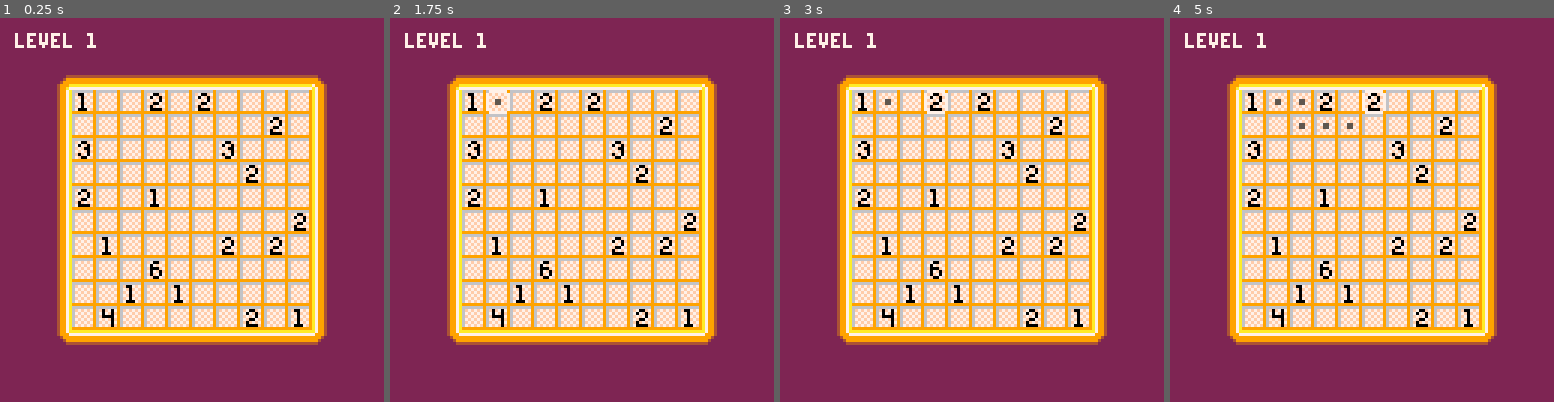
Above: before the commit, frames 1-4 (left to right).
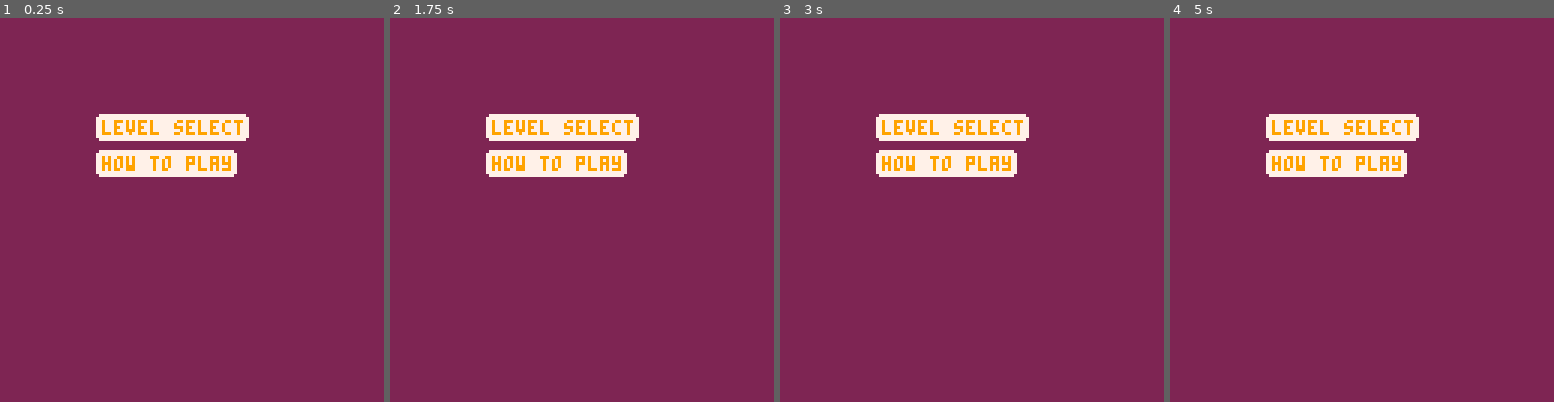
Above: after the commit, the same moments.

Repository: SagePtr/pico-nurikabe
Game: PICO-8 cartridge nurikabe.p8
Two runs of this game, one before a commit and one after it. Both use one fixed random seed, a clock stepped at 60 frames per second and the inputs below.
Inputs:
- Up to frame 1 (0.25 s): no input
- Up to frame 2 (1.75 s): tap X (X key) at 0.33, 1.07 s; tap O (Z key) at 0.7, 1.7 s; hold Right from 1.6 s (still down)
- Up to frame 3 (3 s): tap X (X key) at 1.85, 2.97 s; release Right at 2.1 s; tap O (Z key) at 2.1, 2.5, 2.9 s; hold Up 2.15-2.42 s; hold Right from 2.47 s (still down)
- Up to frame 4 (5 s): release Right at 3.03 s; hold Left 3.08-3.58 s; tap O (Z key) every 0.4 s from 3.3 to 4.9 s; hold Down 3.63-3.97 s; hold Right 4.02-4.68 s; tap X (X key) at 4.08 s; hold Up from 4.73 s (still down)

The runs differ from the first frame. In frame 1, 48% of the frame differs, in the area x 3-86%, y 3-86%; in frame 2, 48%; in frame 3, 48%; in frame 4, 48%.

Commit message:
WIP menu

Diff:
--- a/nurikabe.p8
+++ b/nurikabe.p8
@@ -48,6 +48,7 @@
 col_lightpurple = 13
 col_pink = 14
 col_tan = 15
+col_trans = col_darkgreen
 
 -- constants --
 ---------------
@@ -61,6 +62,21 @@
 screen_height = 128
 numbers_offset = 15 -- number sprites start at 16
 bg = col_lilac
+menu_bg = col_white
+menu_fg = col_orange
+menu_item_bg = col_yellow
+menu_item_fg = col_black
+menu_x = 32
+menu_y = 32
+menu_padding = 2
+char_width = 4
+
+-- modes --
+-----------
+
+mode_menu = 1
+mode_level = 2
+mode = nil
 
 -- globals --
 -------------
@@ -76,6 +92,10 @@
 board_offset_y = nil
 map_screen_x = nil
 map_screen_y = nil
+menu_items = {}
+menu_item_count = 0
+menu_item_height = 8
+menu_item_gap = 4
 
 levels = {
   {
@@ -110,24 +130,32 @@
   debug_print("_init")
   -- use dark green instead of black as the transparent colour
   palt(col_black, false)
-  palt(col_darkgreen, true)
+  palt(col_trans, true)
 
   pointer = make_pointer()
-  load_level(1)
+
+  mode = mode_menu
+  -- mode = mode_level
+  -- load_level(1)
 
   -- load_solution()
   -- check_solution()
 end
 
 function _update()
-  read_inputs()
+  if mode == mode_menu then
+    update_menu()
+  elseif mode == mode_level then
+    update_level()
+  end
 end
 
 function _draw()
-  cls()
-  draw_level()
-
-  foreach(actor,draw_actor)
+  if mode == mode_menu then
+    draw_menu()
+  elseif mode == mode_level then
+    draw_level()
+  end
 end
 
 -- load the given level in
@@ -446,26 +474,14 @@
   end
 end
 
--- draw the level, the board and the markings
-function draw_level()
-  rectfill(0, 0, 127, 127, bg)
-  map(0, 0, board_offset_x, board_offset_y, map_screen_x, map_screen_y)
-  draw_numbers()
-  draw_marks()
-
-  print("level "..tostr(level_id), 5, 5, col_white)
-
-  -- flip whether the point is visible every 16 frames
-  pointer.counter += 1
-
-  if (pointer.counter == 16) then
-    pointer.show = 1 - pointer.show
-    pointer.counter = 0
-  end
+-- read the menu inputs
+function update_menu()
+  -- todo
+  -- debug_print("update_menu called")
 end
 
 -- read the level inputs
-function read_inputs()
+function update_level()
   local changed = false
   if (btnp(k_left)) pointer.x -= 1 changed = true
   if (btnp(k_right)) pointer.x += 1 changed = true
@@ -492,6 +508,52 @@
   end
 end
 
+-- draw the menu
+function draw_menu()
+  cls()
+  rectfill(0, 0, 127, 127, bg)
+  menu_item_count = 0
+  menu_items = {}
+
+  add_menu_item("level select", debug_print("level select"))
+  add_menu_item("how to play", debug_print("how to play"))
+end
+
+-- add an item to the menu
+function add_menu_item(text, action)
+  local y_offset = menu_item_height * menu_item_count
+  local y0 = menu_y + y_offset + menu_item_gap * menu_item_count
+  local y1 = y0 + menu_item_height
+  local width = #text * char_width + menu_padding
+
+  rounded_rectfill(menu_x, y0, width, menu_item_height, menu_bg)
+  print(text, menu_x + menu_padding, y0 + menu_padding, menu_fg)
+
+  menu_item_count += 1
+  add(menu, action)
+end
+
+-- draw the level, the board and the markings
+function draw_level()
+  cls()
+  rectfill(0, 0, 127, 127, bg)
+  map(0, 0, board_offset_x, board_offset_y, map_screen_x, map_screen_y)
+  draw_numbers()
+  draw_marks()
+
+  print("level "..tostr(level_id), 5, 5, col_white)
+
+  -- flip whether the point is visible every 16 frames
+  pointer.counter += 1
+
+  if (pointer.counter == 16) then
+    pointer.show = 1 - pointer.show
+    pointer.counter = 0
+  end
+
+  foreach(actor,draw_actor)
+end
+
 -- toggle the sprite in the current cell
 function toggle_mark(sprite)
   local idx = coord_to_index(pointer.x, pointer.y)
@@ -575,6 +637,12 @@
 
 -- helper functions --
 ----------------------
+
+-- draw a rounded rectangle
+function rounded_rectfill(x, y, width, height, bg)
+  rectfill(x, y + 1, x + width, y + height - 1, bg) -- short
+  rectfill(x + 1, y, x + width - 1, y + height, bg) -- tall
+end
 
 -- exclusive or
 function xor(a,b)
